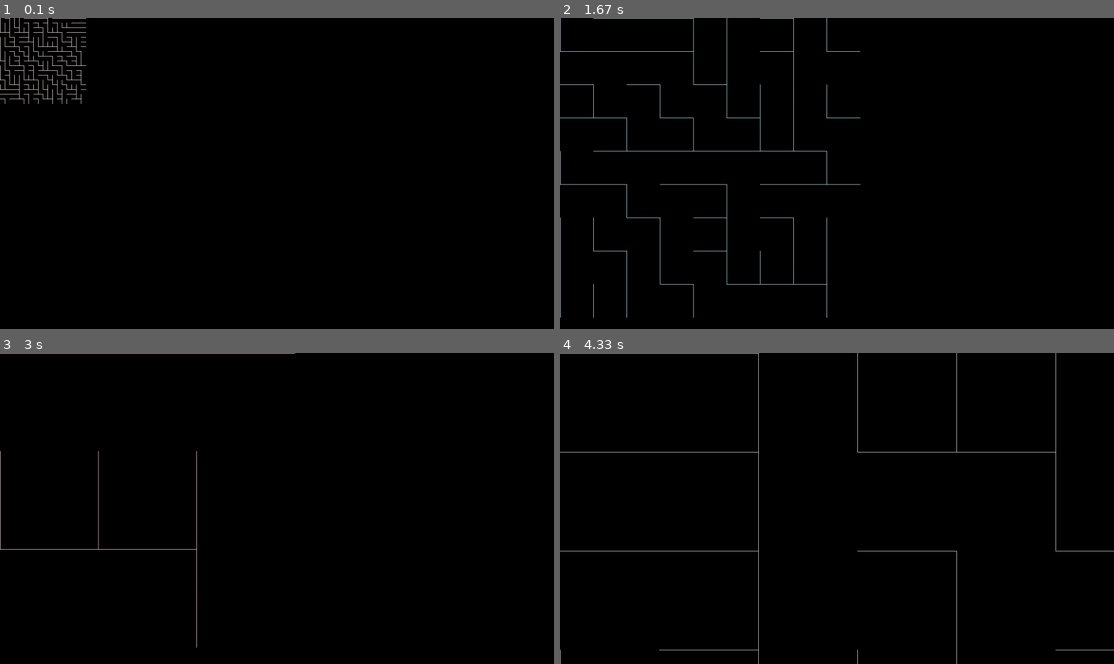
Above: before the commit, frames 1-4 (two rows, left to right).
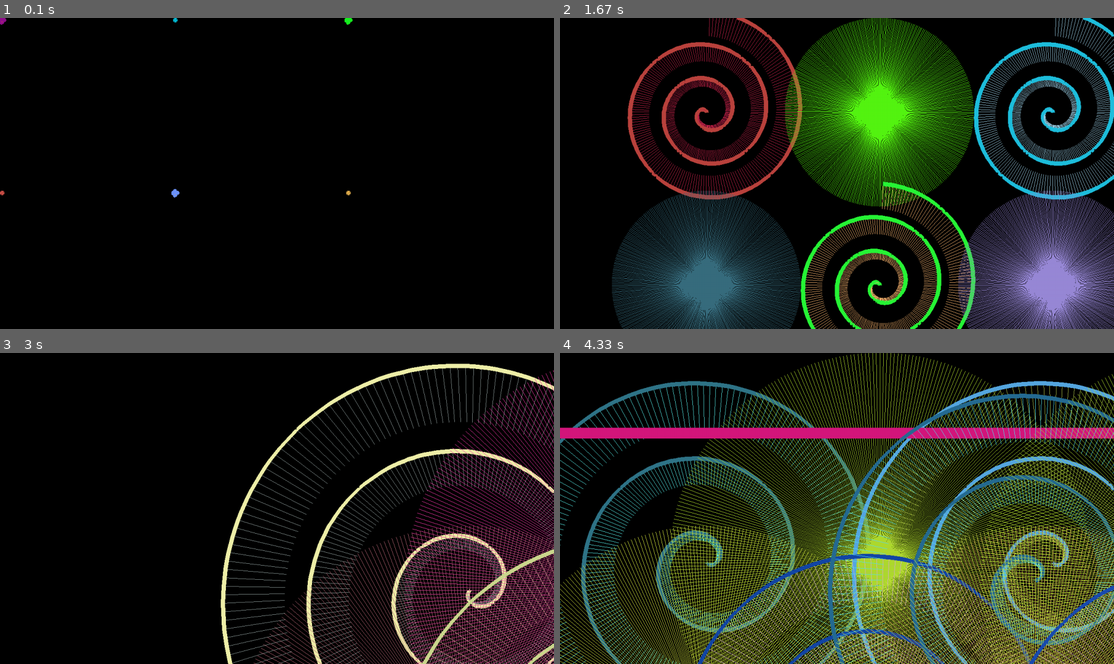
Above: after the commit, the same moments.

Repository: RageInTheCage/Random
Game: pygame game, started from Python/Demotastic/Main.py
Two runs of this game, one before a commit and one after it. Both use one fixed random seed, a clock stepped at 60 frames per second and the inputs below.
Inputs (mouse positions are in pixels of both pictures, inside the frame that each line leads up to):
- Up to frame 1 (0.1 s): no input
- Up to frame 2 (1.67 s): click (837, 173) at 0.43 s; click (892, 241) at 0.8 s; click (1041, 282) at 1.2 s; click (704, 111) at 1.6 s
- Up to frame 3 (3 s): move the mouse to (277, 545) at 1.87 s; click (277, 545) at 2 s; move the mouse to (199, 443) at 2.27 s; click (199, 443) at 2.4 s; click (470, 589) at 2.8 s
- Up to frame 4 (4.33 s): click (654, 539) at 3.2 s; click (676, 449) at 3.6 s; move the mouse to (704, 561) at 3.87 s; click (704, 561) at 4 s; move the mouse to (1036, 580) at 4.27 s

The runs differ from the first frame. In frame 1, 0.9% of the frame differs, in the area x 0-64%, y 0-58%; in frame 2, 46%; in frame 3, 18%; in frame 4, 57%, in the area x 0-100%, y 0-100%.

Commit message:
Python & Blender additions, including Rubiks Cube blender script

Diff:
--- a/Python/Demotastic/Main.py
+++ b/Python/Demotastic/Main.py
@@ -18,11 +18,11 @@
     clock = pygame.time.Clock()
 
     animations = [
-        #Rainbow(display),
+        Rainbow(display),
         Maze(display)
     ]
-    #animations = get_animation_array(display)
-    #animations.append(Rainbow(display))
+    animations = get_animation_array(display)
+    animations.append(Rainbow(display))
 
     while running:
         running = handle_events(animations, display)
--- /dev/null
+++ b/Python/class demo/ClassesOfDuck.py
@@ -0,0 +1,51 @@
+from colorama import Fore
+
+
+class Duck:
+    direction = None
+    colour = None
+    gender = None
+    legs = 2
+
+    def __init__(self, who_migrates):
+        self.direction = who_migrates
+        self.colour = Fore.GREEN
+        self.gender = "Female"
+
+    def say(self, what):
+        print(self.colour + what + Fore.RESET)
+
+    def fly(self):
+        self.say('"I am flying {}"'.format(self.direction))
+
+    def call(self):
+        self.say('"Quack, quack"')
+
+    def describe(self):
+        self.say("Class = {}, Gender = {}, Legs = {}"
+                 .format(
+                    type(self).__name__, self.gender, self.legs
+                    )
+                )
+
+
+class Mallard(Duck):
+    def __init__(self, who_migrates):
+        self.colour = Fore.BLUE
+        self.direction = who_migrates
+        self.gender = "Male"
+
+    def call(self):
+        self.say('(louder) "Quack!"')
+
+
+class Decoy(Duck):
+    def __init__(self):
+        self.colour = Fore.YELLOW
+        self.legs = 0
+
+    def fly(self):
+        self.say('"Fly?!  Not likely!"')
+
+    def call(self):
+        self.say('"Honk"')
--- /dev/null
+++ b/Python/class demo/main.py
@@ -0,0 +1,10 @@
+from ClassesOfDuck import *
+
+normal_duck = Duck(who_migrates="west")
+mallard_duck = Mallard(who_migrates="south")
+decoy_duck = Decoy()
+
+for duck in [normal_duck, mallard_duck, decoy_duck]:
+    duck.describe()
+    duck.fly()
+    duck.call()
Not shown, added: Blender/Rubix Cube.blend
